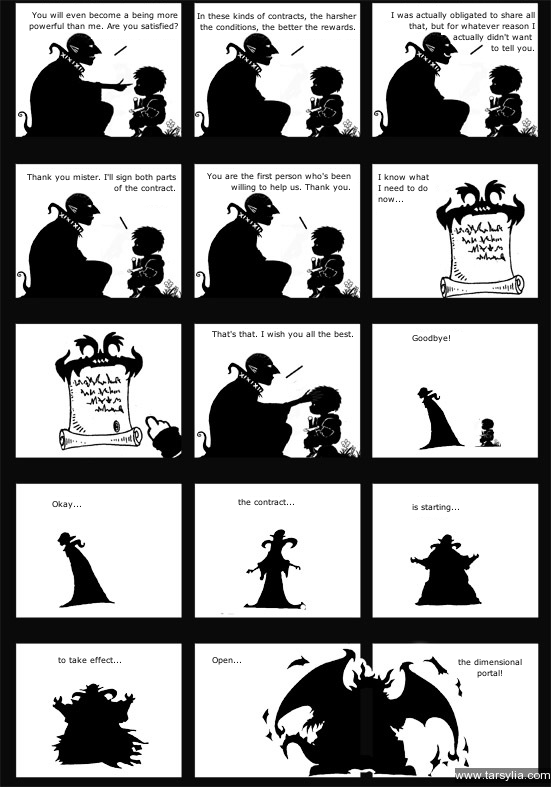
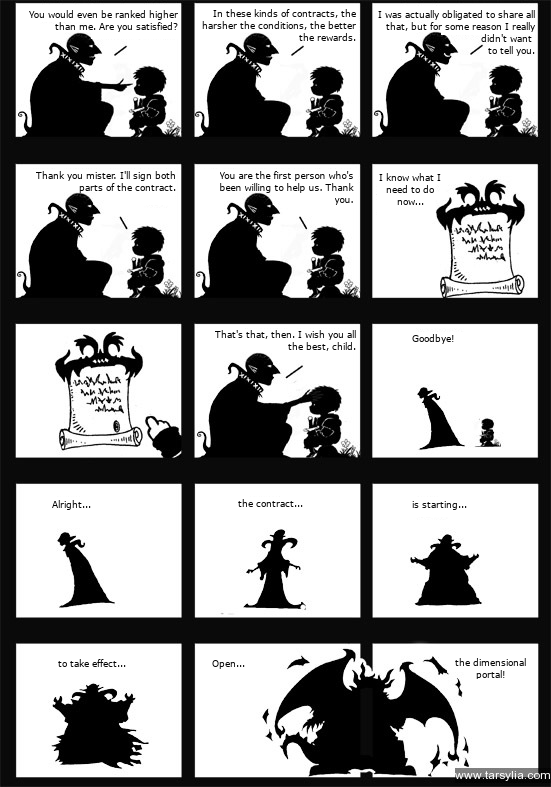
Layered file, before and after one edit (551px x 787px). Changes by layer:
renamed "You will even become a being m..." to "You would even be ranked highe...", painted on it over (29, 10, 178, 32)
painted on "In these kinds of contracts, t..." over (197, 9, 357, 41)
painted on "I was actually obligated to sh..." over (378, 10, 535, 56)
painted on "Thank you mister. I'll sign bo..." over (27, 171, 176, 193)
painted on "You are the first person who's..." over (207, 171, 354, 205)
painted on "I know what I need to do now....." over (378, 173, 441, 205)
renamed "That's that. I wish you all th..." to "That's that, then. I wish you ...", painted on it over (212, 330, 356, 351)
painted on "Goodbye!" over (412, 334, 454, 344)
renamed "Okay..." to "Alright...", painted on it over (52, 500, 91, 510)
painted on "the contract..." over (238, 498, 303, 507)
painted on "is starting..." over (412, 501, 467, 512)
painted on "to take effect..." over (58, 656, 126, 667)
painted on "Open..." over (212, 657, 245, 669)
painted on "the dimensional portal!" over (455, 658, 526, 679)
